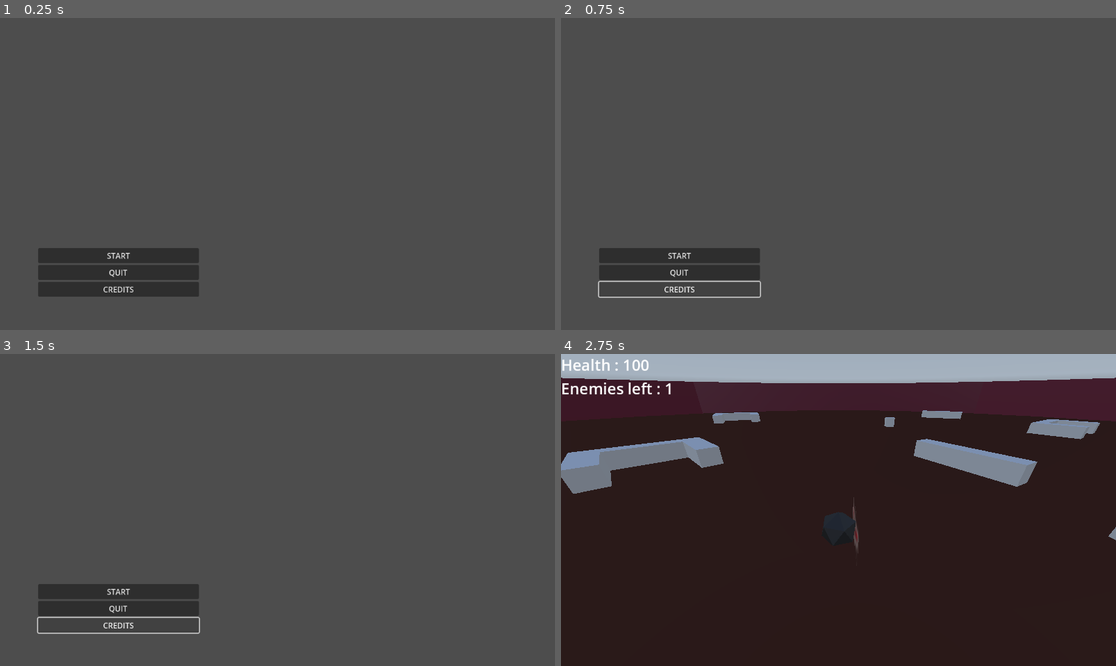
Above: before the commit, frames 1-4 (two rows, left to right).
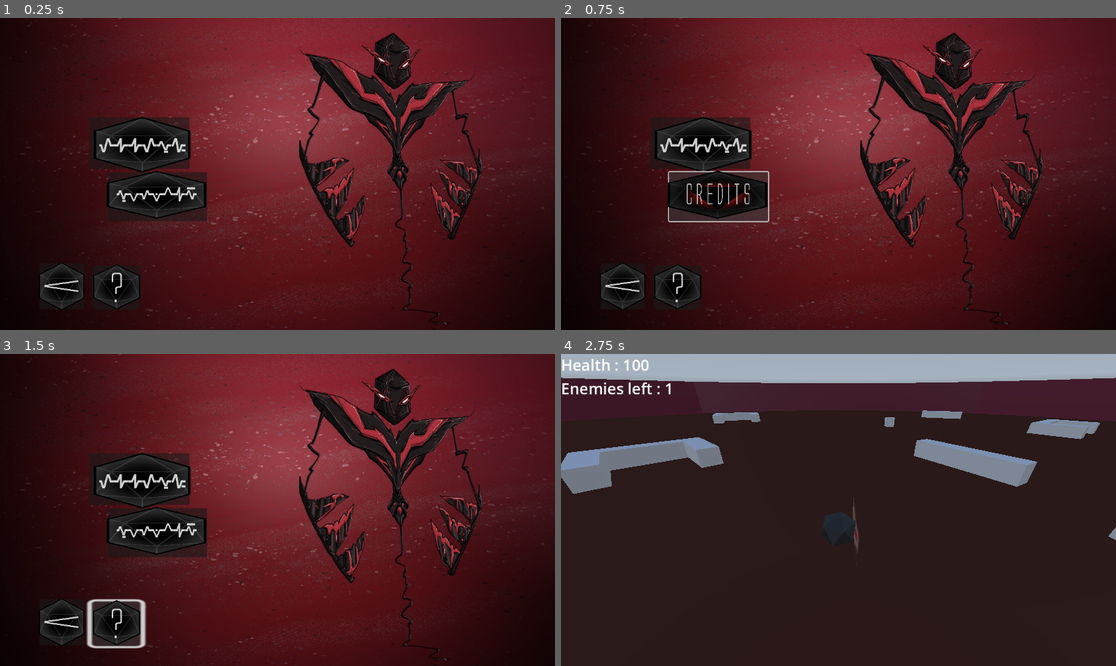
Above: after the commit, the same moments.

Repository: Hirwach/godot-operation-infection-2.0
Game: Godot game, scene res://Scenes/main_menu.tscn
Two runs of this game, one before a commit and one after it. Both use one fixed random seed, a clock stepped at 60 frames per second and the inputs below. The engine's default icon, where the game draws it, is replaced by a stand-in: a white triangle on a blue panel in a dark square. A sky picture missing from this copy of the repository is replaced by a grey-blue gradient.
Inputs (mouse positions are in pixels of both pictures, inside the frame that each line leads up to; where the layout moved, square brackets give the same spot in the first picture):
- Up to frame 1 (0.25 s): no input
- Up to frame 2 (0.75 s): click (716, 195) [677, 289] at 0.5 s
- Up to frame 3 (1.5 s): click (116, 622) at 1.27 s
- Up to frame 4 (2.75 s): click (699, 478) [677, 591] at 2 s

The runs differ from the first frame. In frame 1, 99% of the frame differs, in the area x 0-100%, y 0-100%; in frame 2, 99%; in frame 3, 99%; in frame 4, nothing differs.

Commit message:
Main and Death Menu update

Diff:
--- a/Scenes/death_menu.tscn
+++ b/Scenes/death_menu.tscn
@@ -1,6 +1,64 @@
-[gd_scene load_steps=2 format=3 uid="uid://devp7rj4i4j3e"]
+[gd_scene load_steps=12 format=3 uid="uid://devp7rj4i4j3e"]
 
 [ext_resource type="Script" path="res://Scripts/death_menu.gd" id="1_8w7hy"]
+[ext_resource type="Texture2D" uid="uid://d38es38ekp7ls" path="res://Sprites/buttons/button_again_basic.png" id="2_f7hae"]
+[ext_resource type="Texture2D" uid="uid://dgvabfyid1fo3" path="res://Sprites/buttons/button_again_hover.png" id="3_c48qe"]
+[ext_resource type="Texture2D" uid="uid://b1f623h1ptis1" path="res://Sprites/buttons/button_back_basic.png" id="4_o6wtv"]
+[ext_resource type="Texture2D" uid="uid://impi70rj0ab" path="res://Sprites/buttons/button_back_hover.png" id="5_an8do"]
+
+[sub_resource type="AtlasTexture" id="AtlasTexture_eo17e"]
+atlas = ExtResource("2_f7hae")
+region = Rect2(0, 0, 608, 348)
+
+[sub_resource type="AtlasTexture" id="AtlasTexture_ugkx6"]
+atlas = ExtResource("3_c48qe")
+region = Rect2(0, 0, 608, 348)
+
+[sub_resource type="SpriteFrames" id="SpriteFrames_w5b1w"]
+animations = [{
+"frames": [{
+"duration": 1.0,
+"texture": SubResource("AtlasTexture_eo17e")
+}],
+"loop": true,
+"name": &"default",
+"speed": 5.0
+}, {
+"frames": [{
+"duration": 1.0,
+"texture": SubResource("AtlasTexture_ugkx6")
+}],
+"loop": true,
+"name": &"hover",
+"speed": 5.0
+}]
+
+[sub_resource type="AtlasTexture" id="AtlasTexture_1r5xe"]
+atlas = ExtResource("4_o6wtv")
+region = Rect2(0, 0, 304, 348)
+
+[sub_resource type="AtlasTexture" id="AtlasTexture_i5px8"]
+atlas = ExtResource("5_an8do")
+region = Rect2(0, 0, 304, 348)
+
+[sub_resource type="SpriteFrames" id="SpriteFrames_6t6sj"]
+animations = [{
+"frames": [{
+"duration": 1.0,
+"texture": SubResource("AtlasTexture_1r5xe")
+}],
+"loop": true,
+"name": &"default",
+"speed": 5.0
+}, {
+"frames": [{
+"duration": 1.0,
+"texture": SubResource("AtlasTexture_i5px8")
+}],
+"loop": true,
+"name": &"hover",
+"speed": 5.0
+}]
 
 [node name="DeathMenu" type="Control"]
 layout_mode = 3
@@ -16,26 +74,44 @@
 visible = false
 
 [node name="VBoxContainer" type="VBoxContainer" parent="CanvasLayer"]
-anchors_preset = 8
+anchors_preset = 5
 anchor_left = 0.5
-anchor_top = 0.5
 anchor_right = 0.5
-anchor_bottom = 0.5
-offset_left = -90.0
-offset_top = -10.0
-offset_right = 91.0
-offset_bottom = 56.0
+offset_left = -69.0
+offset_top = 302.0
+offset_right = 69.0
+offset_bottom = 368.0
 grow_horizontal = 2
-grow_vertical = 2
 
 [node name="Restart" type="Button" parent="CanvasLayer/VBoxContainer"]
 layout_mode = 2
-size_flags_vertical = 4
-text = "RESTART"
+size_flags_vertical = 3
 
-[node name="Quit" type="Button" parent="CanvasLayer/VBoxContainer"]
+[node name="AnimatedSprite2D" type="AnimatedSprite2D" parent="CanvasLayer/VBoxContainer/Restart"]
+position = Vector2(72, 34)
+scale = Vector2(0.22595, 0.220546)
+sprite_frames = SubResource("SpriteFrames_w5b1w")
+animation = &"hover"
+
+[node name="VBoxContainer2" type="VBoxContainer" parent="CanvasLayer"]
+anchors_preset = 5
+anchor_left = 0.5
+anchor_right = 0.5
+offset_left = -42.5
+offset_top = 392.0
+offset_right = 42.5
+offset_bottom = 472.0
+grow_horizontal = 2
+
+[node name="Quit" type="Button" parent="CanvasLayer/VBoxContainer2"]
 layout_mode = 2
-text = "QUIT"
+size_flags_vertical = 3
+
+[node name="AnimatedSprite2D" type="AnimatedSprite2D" parent="CanvasLayer/VBoxContainer2/Quit"]
+position = Vector2(43, 41)
+scale = Vector2(0.297867, 0.297867)
+sprite_frames = SubResource("SpriteFrames_6t6sj")
+animation = &"hover"
 
 [node name="ColorRect" type="ColorRect" parent="CanvasLayer"]
 anchors_preset = 15
@@ -44,7 +120,11 @@
 grow_horizontal = 2
 grow_vertical = 2
 mouse_filter = 2
-color = Color(1, 0, 0.0901961, 0.521569)
+color = Color(1, 0.384314, 0.337255, 0.352941)
 
+[connection signal="mouse_entered" from="CanvasLayer/VBoxContainer/Restart" to="." method="_on_restart_mouse_entered"]
+[connection signal="mouse_exited" from="CanvasLayer/VBoxContainer/Restart" to="." method="_on_restart_mouse_exited"]
 [connection signal="pressed" from="CanvasLayer/VBoxContainer/Restart" to="." method="_on_restart_pressed"]
-[connection signal="pressed" from="CanvasLayer/VBoxContainer/Quit" to="." method="_on_quit_pressed"]
+[connection signal="mouse_entered" from="CanvasLayer/VBoxContainer2/Quit" to="." method="_on_quit_mouse_entered"]
+[connection signal="mouse_exited" from="CanvasLayer/VBoxContainer2/Quit" to="." method="_on_quit_mouse_exited"]
+[connection signal="pressed" from="CanvasLayer/VBoxContainer2/Quit" to="." method="_on_quit_pressed"]
--- a/Scenes/main_menu.tscn
+++ b/Scenes/main_menu.tscn
@@ -1,6 +1,81 @@
-[gd_scene load_steps=2 format=3 uid="uid://cxdp03ngfi0gt"]
+[gd_scene load_steps=18 format=3 uid="uid://cxdp03ngfi0gt"]
 
 [ext_resource type="Script" path="res://Scripts/main_menu.gd" id="1_ycu1x"]
+[ext_resource type="Texture2D" uid="uid://4nkexl0gmjrk" path="res://Sprites/buttons/button_attack_click.png" id="2_mnlkt"]
+[ext_resource type="Texture2D" uid="uid://b1f623h1ptis1" path="res://Sprites/buttons/button_back_basic.png" id="3_3u3c3"]
+[ext_resource type="Texture2D" uid="uid://mhsnkpwq5t1b" path="res://Sprites/buttons/button_attack_alien_basic.png" id="3_umdq3"]
+[ext_resource type="Texture2D" uid="uid://dhgwxsy3ntyuq" path="res://Sprites/buttons/button_attack_hover.png" id="4_3vjyi"]
+[ext_resource type="Texture2D" uid="uid://j376vmjl63pg" path="res://Sprites/buttons/button_credits_hover.png" id="4_t1es5"]
+[ext_resource type="Texture2D" uid="uid://diafut1tcon31" path="res://Sprites/buttons/button_help_basic.png" id="5_mqkq6"]
+[ext_resource type="Texture2D" uid="uid://bvftbjyb18wmc" path="res://Sprites/buttons/button_credits_alien_basic.png" id="6_dybrj"]
+[ext_resource type="Texture2D" uid="uid://cu73ta8g5jtyo" path="res://Sprites/bg/bg_red_blackvignette.png" id="6_ygkex"]
+[ext_resource type="Texture2D" uid="uid://d3k8cfjbuhle4" path="res://Sprites/extra_junk/V_bio_pic_transparentbg.png" id="7_pgeqy"]
+
+[sub_resource type="AtlasTexture" id="AtlasTexture_n8hnv"]
+atlas = ExtResource("2_mnlkt")
+region = Rect2(0, 0, 608, 348)
+
+[sub_resource type="AtlasTexture" id="AtlasTexture_5l37e"]
+atlas = ExtResource("3_umdq3")
+region = Rect2(0, 0, 608, 348)
+
+[sub_resource type="AtlasTexture" id="AtlasTexture_b4w73"]
+atlas = ExtResource("4_3vjyi")
+region = Rect2(0, 0, 608, 348)
+
+[sub_resource type="SpriteFrames" id="SpriteFrames_cxx3n"]
+animations = [{
+"frames": [{
+"duration": 1.0,
+"texture": SubResource("AtlasTexture_n8hnv")
+}],
+"loop": true,
+"name": &"click",
+"speed": 5.0
+}, {
+"frames": [{
+"duration": 1.0,
+"texture": SubResource("AtlasTexture_5l37e")
+}],
+"loop": true,
+"name": &"default",
+"speed": 5.0
+}, {
+"frames": [{
+"duration": 1.0,
+"texture": SubResource("AtlasTexture_b4w73")
+}],
+"loop": true,
+"name": &"hover",
+"speed": 5.0
+}]
+
+[sub_resource type="AtlasTexture" id="AtlasTexture_jglyu"]
+atlas = ExtResource("6_dybrj")
+region = Rect2(0, 0, 912, 348)
+
+[sub_resource type="AtlasTexture" id="AtlasTexture_ufvl2"]
+atlas = ExtResource("4_t1es5")
+region = Rect2(0, 0, 912, 348)
+
+[sub_resource type="SpriteFrames" id="SpriteFrames_bert8"]
+animations = [{
+"frames": [{
+"duration": 1.0,
+"texture": SubResource("AtlasTexture_jglyu")
+}],
+"loop": true,
+"name": &"default",
+"speed": 5.0
+}, {
+"frames": [{
+"duration": 1.0,
+"texture": SubResource("AtlasTexture_ufvl2")
+}],
+"loop": true,
+"name": &"hover",
+"speed": 5.0
+}]
 
 [node name="MainMenu" type="Control"]
 layout_mode = 3
@@ -13,27 +88,109 @@
 
 [node name="VBoxContainer" type="VBoxContainer" parent="."]
 layout_mode = 1
-anchors_preset = 2
-anchor_top = 1.0
-anchor_bottom = 1.0
-offset_left = 79.0
-offset_top = -170.0
-offset_right = 413.0
-offset_bottom = -63.0
-grow_vertical = 0
+anchors_preset = 5
+anchor_left = 0.5
+anchor_right = 0.5
+offset_left = -391.0
+offset_top = 206.0
+offset_right = -183.0
+offset_bottom = 313.0
+grow_horizontal = 2
 
 [node name="START" type="Button" parent="VBoxContainer"]
 layout_mode = 2
-text = "START"
+size_flags_vertical = 3
 
-[node name="QUIT" type="Button" parent="VBoxContainer"]
+[node name="StartSprite" type="AnimatedSprite2D" parent="VBoxContainer/START"]
+position = Vector2(110.046, 56.75)
+scale = Vector2(0.331897, 0.331897)
+sprite_frames = SubResource("SpriteFrames_cxx3n")
+animation = &"click"
+autoplay = "default"
+
+[node name="VBoxContainer2" type="VBoxContainer" parent="."]
+layout_mode = 0
+offset_left = 82.0
+offset_top = 510.0
+offset_right = 175.0
+offset_bottom = 605.0
+
+[node name="QUIT" type="Button" parent="VBoxContainer2"]
 layout_mode = 2
-text = "QUIT"
+size_flags_vertical = 3
 
-[node name="CREDITS" type="Button" parent="VBoxContainer"]
+[node name="Sprite2D" type="Sprite2D" parent="VBoxContainer2/QUIT"]
+position = Vector2(46, 47)
+scale = Vector2(0.312212, 0.288897)
+texture = ExtResource("3_3u3c3")
+
+[node name="VBoxContainer3" type="VBoxContainer" parent="."]
+layout_mode = 1
+anchors_preset = 8
+anchor_left = 0.5
+anchor_top = 0.5
+anchor_right = 0.5
+anchor_bottom = 0.5
+offset_left = -352.0
+offset_top = -4.0
+offset_right = -146.0
+offset_bottom = 98.0
+grow_horizontal = 2
+grow_vertical = 2
+
+[node name="CREDITS" type="Button" parent="VBoxContainer3"]
 layout_mode = 2
-text = "CREDITS"
+size_flags_vertical = 3
 
+[node name="CreditSprite" type="AnimatedSprite2D" parent="VBoxContainer3/CREDITS"]
+position = Vector2(101, 47)
+scale = Vector2(0.22807, 0.285308)
+sprite_frames = SubResource("SpriteFrames_bert8")
+
+[node name="VBoxContainer4" type="VBoxContainer" parent="."]
+layout_mode = 0
+offset_left = 191.0
+offset_top = 514.0
+offset_right = 211.0
+offset_bottom = 554.0
+scale = Vector2(5.03353, 2.31306)
+
+[node name="HowToPlay" type="Button" parent="VBoxContainer4"]
+layout_mode = 2
+size_flags_vertical = 3
+
+[node name="Sprite2D" type="Sprite2D" parent="VBoxContainer4/HowToPlay"]
+position = Vector2(10.132, 19.0224)
+scale = Vector2(0.0640471, 0.116778)
+texture = ExtResource("5_mqkq6")
+
+[node name="CanvasLayer" type="CanvasLayer" parent="."]
+layer = -2
+
+[node name="TextureRect" type="TextureRect" parent="CanvasLayer"]
+anchors_preset = 15
+anchor_right = 1.0
+anchor_bottom = 1.0
+grow_horizontal = 2
+grow_vertical = 2
+texture = ExtResource("6_ygkex")
+expand_mode = 2
+
+[node name="TextureRect2" type="TextureRect" parent="CanvasLayer"]
+z_index = 1
+offset_left = 587.0
+offset_top = 2.0
+offset_right = 629.0
+offset_bottom = 42.0
+scale = Vector2(10.9953, 16.1489)
+texture = ExtResource("7_pgeqy")
+expand_mode = 1
+
+[connection signal="mouse_entered" from="VBoxContainer/START" to="." method="_on_start_mouse_entered"]
+[connection signal="mouse_exited" from="VBoxContainer/START" to="." method="_on_start_mouse_exited"]
 [connection signal="pressed" from="VBoxContainer/START" to="." method="_on_start_pressed"]
-[connection signal="pressed" from="VBoxContainer/QUIT" to="." method="_on_quit_pressed"]
-[connection signal="pressed" from="VBoxContainer/CREDITS" to="." method="_on_credits_pressed"]
+[connection signal="pressed" from="VBoxContainer2/QUIT" to="." method="_on_quit_pressed"]
+[connection signal="mouse_entered" from="VBoxContainer3/CREDITS" to="." method="_on_credits_mouse_entered"]
+[connection signal="mouse_exited" from="VBoxContainer3/CREDITS" to="." method="_on_credits_mouse_exited"]
+[connection signal="pressed" from="VBoxContainer3/CREDITS" to="." method="_on_credits_pressed"]
+[connection signal="pressed" from="VBoxContainer4/HowToPlay" to="." method="_on_how_to_play_pressed"]
--- a/Scripts/death_menu.gd
+++ b/Scripts/death_menu.gd
@@ -1,5 +1,7 @@
 extends Control
 @onready var canvas_layer: CanvasLayer = $CanvasLayer
+@onready var animated_sprite: AnimatedSprite2D = $CanvasLayer/VBoxContainer2/Quit/AnimatedSprite2D
+@onready var restartsprite: AnimatedSprite2D = $CanvasLayer/VBoxContainer/Restart/AnimatedSprite2D
 
 
 func _on_restart_pressed() -> void:
@@ -15,3 +17,17 @@
 func _on_player_player_death() -> void:
 	Engine.time_scale = 0.05
 	canvas_layer.visible = true
+
+
+func _on_quit_mouse_entered() -> void:
+	animated_sprite.play("hover")
+
+func _on_quit_mouse_exited() -> void:
+	animated_sprite.play("default")
+
+
+func _on_restart_mouse_entered() -> void:
+	restartsprite.play("hover")
+
+func _on_restart_mouse_exited() -> void:
+	restartsprite.play("default")
--- a/Scripts/main_menu.gd
+++ b/Scripts/main_menu.gd
@@ -1,8 +1,10 @@
 extends Control
-
+@onready var start_sprite: AnimatedSprite2D = $VBoxContainer/START/StartSprite
+@onready var credit_sprite: AnimatedSprite2D = $VBoxContainer3/CREDITS/CreditSprite
 
 
 func _on_start_pressed() -> void:
+	start_sprite.play("click")			#Needs a timer i think
 	get_tree().change_scene_to_file("res://Scenes/main.tscn")
 
 
@@ -11,4 +13,22 @@
 
 
 func _on_credits_pressed() -> void:
-	pass # Replace with function body.
+	print("credits")
+
+
+func _on_how_to_play_pressed() -> void:
+	print("How to play")
+
+
+func _on_start_mouse_entered() -> void:
+	start_sprite.play("hover")
+
+func _on_start_mouse_exited() -> void:
+	start_sprite.play("default")
+
+
+func _on_credits_mouse_entered() -> void:
+	credit_sprite.play("hover")
+
+func _on_credits_mouse_exited() -> void:
+	credit_sprite.play("default")
Not shown, added: Sprites/enemy_faces/eye_brain.png.import
Not shown, added: Sprites/enemy_faces/mouth_brain.png.import
